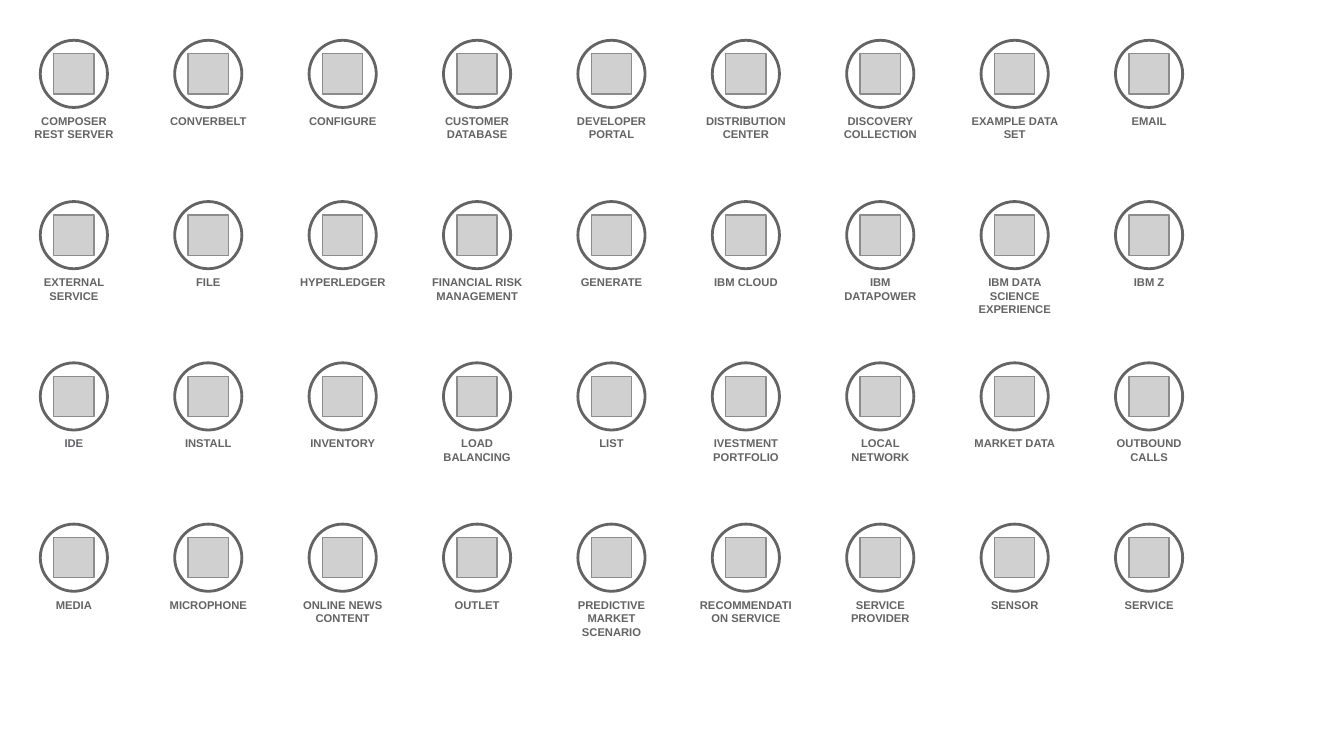
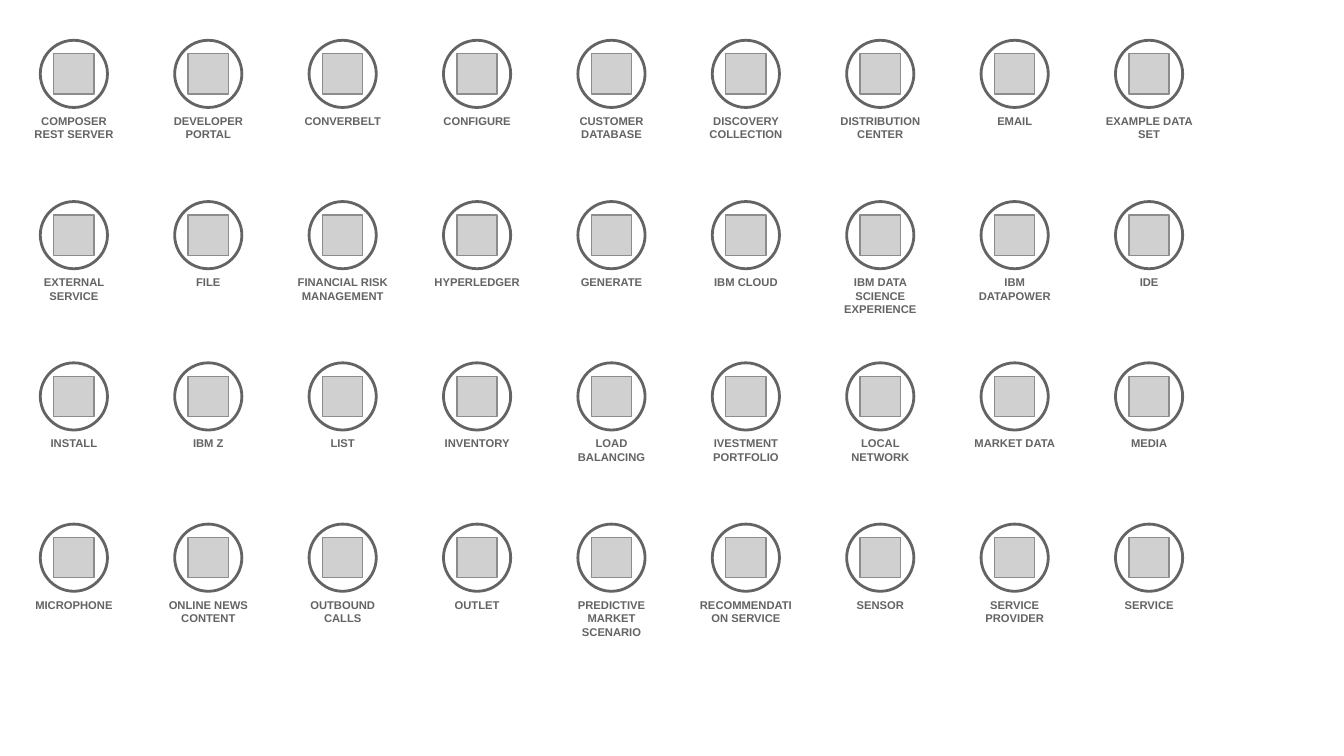
Before and after one commit to l2fprod/myarchitecture, a slide deck: slide 11 of mycatalog-architecture-diagram-template.pptx. Drawn at 1344x756 pixels with LibreOffice and Linux fonts; fonts in the diff are those of the drawing; grey boxes stand for pictures. Boxes give left, top, right and bottom in pixels: in the first picture for what was removed or moved away, otherwise in the second. Text is boxed around its words. In the diff, an @@ line names an element or a change of style, - is before the commit and + after.

```diff
--- a/mycatalog-architecture-diagram-template.pptx
+++ b/mycatalog-architecture-diagram-template.pptx
@@ text "DEVELOPER PORTAL": place and size @@
-text "DEVELOPER PORTAL" at (577,117,646,138)
+text "DEVELOPER PORTAL" at (174,117,243,138)
@@ text at (1140,278,1159,286): text changed @@
-IBM Z
+IDE
@@ text removed at (65,439,84,447) @@
-IDE
@@ text added at (193,439,224,447), 6 pt, text #646365, bold @@
+IBM Z
@@ text "LIST": place and size @@
-text "LIST" at (599,439,623,447)
+text "LIST" at (331,439,355,447)
@@ text at (1131,439,1167,447): text changed @@
-OUTBOUND CALLS
+MEDIA
@@ 8 texts: place and size @@
-8 texts at (170,117,1167,622)
+8 texts at (35,117,1032,622)
@@ 10 texts: place and size @@
-10 texts at (170,117,1058,622)
+10 texts at (305,117,1192,622)
@@ text removed at (56,601,92,609) @@
-MEDIA
@@ text added at (310,601,375,622), 6 pt, text #646365, bold @@
+OUTBOUND CALLS
```
Also in this commit, not shown: 13 other slides changed.
